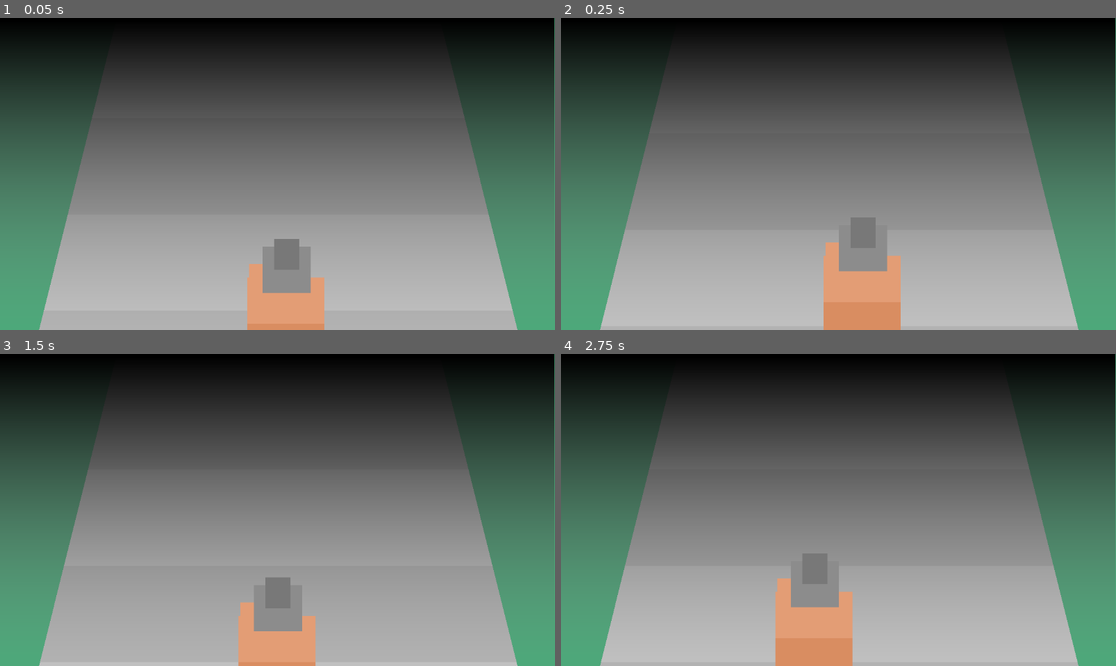
Above: before the commit, frames 1-4 (two rows, left to right).
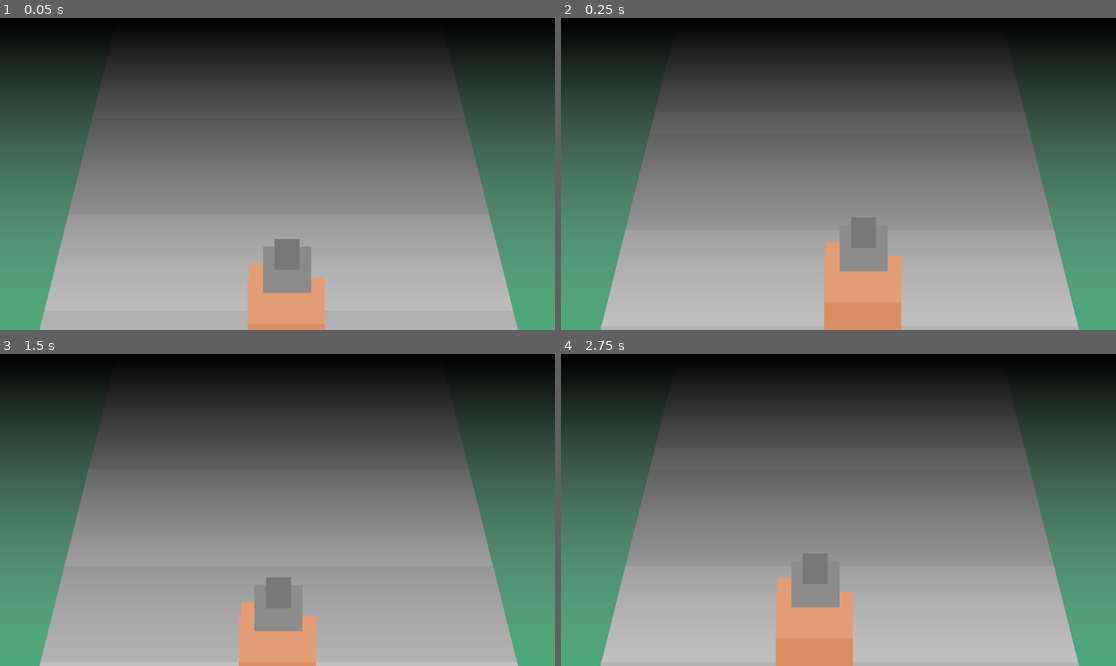
Above: after the commit, the same moments.

Repository: Toxe/godot-weapon-sway
Game: Godot game, scene res://main.tscn
Two runs of this game, one before a commit and one after it. Both use one fixed random seed, a clock stepped at 60 frames per second and the inputs below.
Inputs:
- Up to frame 1 (0.05 s): no input
- Up to frame 2 (0.25 s): no input
- Up to frame 3 (1.5 s): no input
- Up to frame 4 (2.75 s): no input

The runs differ from the first frame. In frame 1, 0.3% of the frame differs, in the area x 7-100%, y 0-100%; in frame 2, 0.3%; in frame 3, 0.3%; in frame 4, 0.3%.

Commit message:
Update to Godot 4.4.1

Diff:
--- a/WeaponSway/main.tscn
+++ b/WeaponSway/main.tscn
@@ -11,7 +11,7 @@
 fill_to = Vector2(0, 1)
 
 [sub_resource type="Curve" id="Curve_aqnx3"]
-min_value = -1.0
+_limits = [-1.0, 1.0, 0.0, 1.0]
 _data = [Vector2(0, 0), 0.0, 8.0, 0, 0, Vector2(0.25, 1), 0.0, 0.0, 0, 0, Vector2(0.5, 0), -8.0, -8.0, 0, 0, Vector2(0.75, -1), 0.0, 0.0, 0, 0, Vector2(1, 0), 8.0, 0.0, 0, 0]
 point_count = 5
 metadata/_snap_enabled = true
@@ -24,7 +24,6 @@
 metadata/_snap_count = 4
 
 [node name="Main" type="Node2D"]
-position = Vector2(-1, 0)
 script = ExtResource("1_mcpj5")
 
 [node name="Background" type="Node2D" parent="."]
--- a/WeaponSway/project.godot
+++ b/WeaponSway/project.godot
@@ -13,7 +13,7 @@
 config/name="Weapon Sway"
 config/tags=PackedStringArray("2d", "test")
 run/main_scene="res://main.tscn"
-config/features=PackedStringArray("4.3", "Forward Plus")
+config/features=PackedStringArray("4.4", "Forward Plus")
 config/icon="res://icon.svg"
 
 [debug]
Not shown, added: WeaponSway/main.gd.uid
Not shown: 1 places in WeaponSway/main.tscn that only renumber resources
Not shown, added: WeaponSway/weapon.gd.uid
